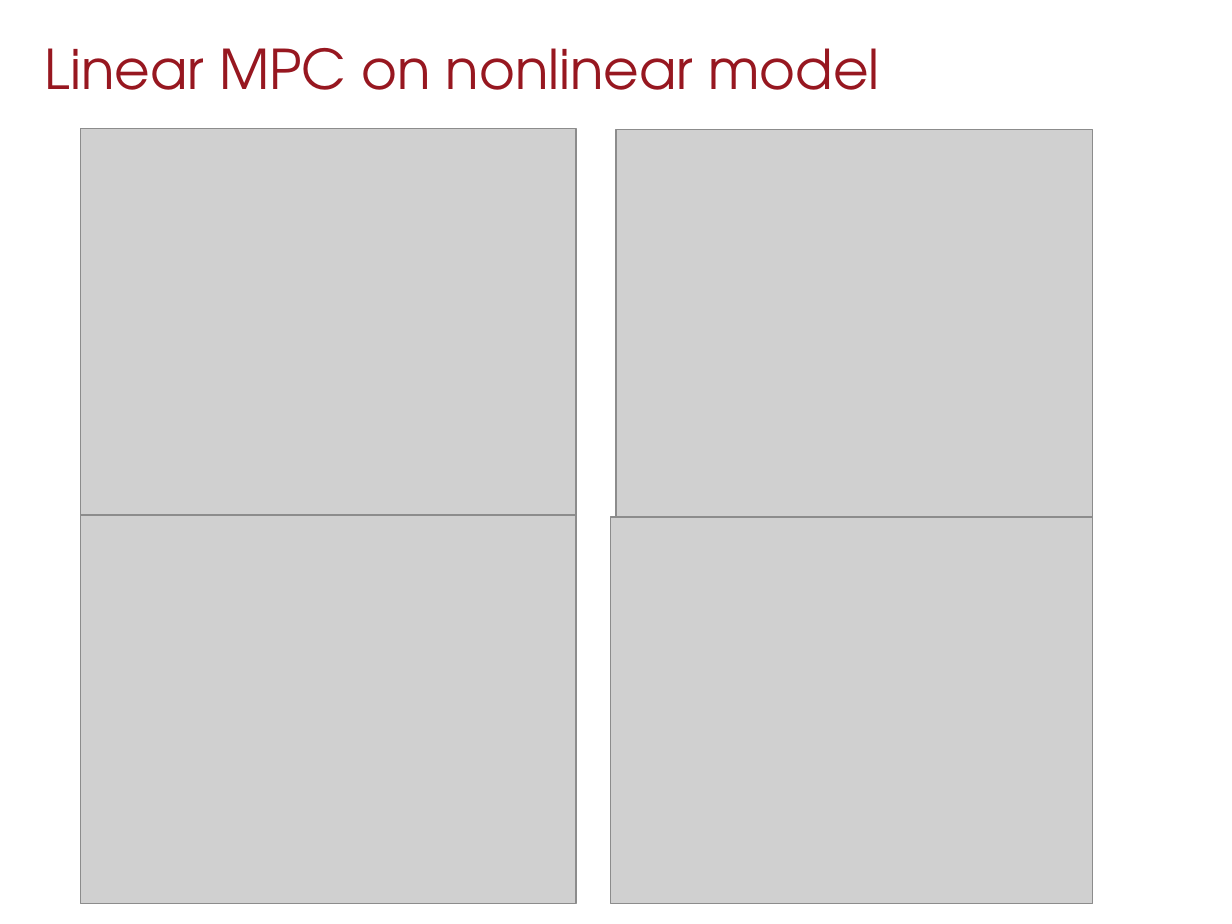
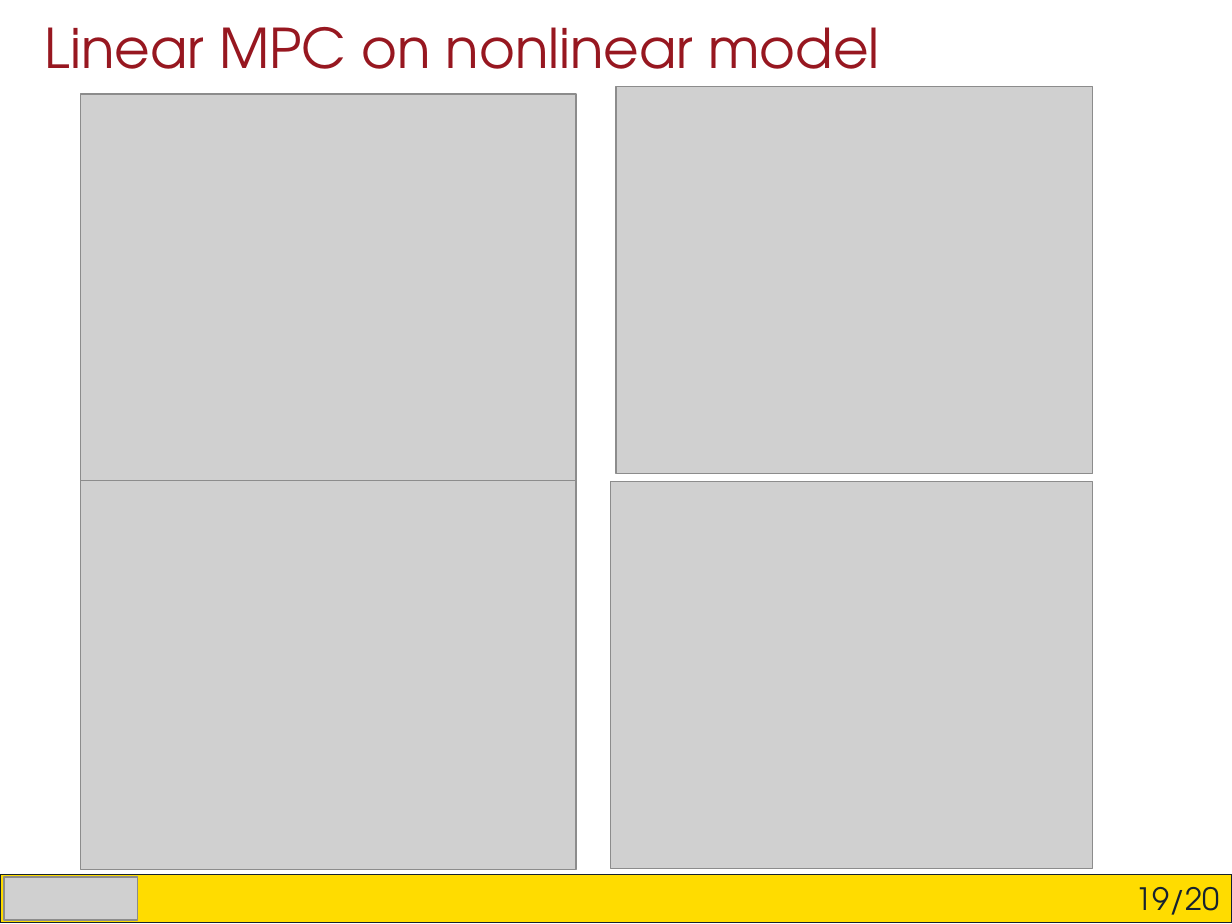
Before and after one commit to Arciro/CSAGV-project, a slide deck: slide 20 of Presentation.pptx. Drawn at 1232x924 pixels with LibreOffice and Linux fonts; fonts in the diff are those of the drawing; grey boxes stand for pictures. Boxes give left, top, right and bottom in pixels: in the first picture for what was removed or moved away, otherwise in the second. Text is boxed around its words. In the diff, an @@ line names an element or a change of style, - is before the commit and + after.

```diff
--- a/Presentation.pptx
+++ b/Presentation.pptx
@@ text "Linear MPC on nonlinear model" rewrapped from bbox=[45, 48, 880, 90] to bbox=[45, 27, 880, 93] @@
@@ picture: place and size @@
-picture at bbox=[616, 129, 1093, 516]
+picture at bbox=[616, 86, 1093, 473]
@@ 3 pictures: place and size @@
-3 pictures at bbox=[80, 128, 1093, 904]
+3 pictures at bbox=[80, 94, 1093, 870]
@@ rectangle added at bbox=[0, 875, 1232, 923], fill #FFDC00, outline #162230 0.75 pt, 18 pt, text #162230 @@
+19/20
@@ picture added at bbox=[4, 877, 137, 920] @@
```
Also in this commit, not shown: 19 other slides changed.
